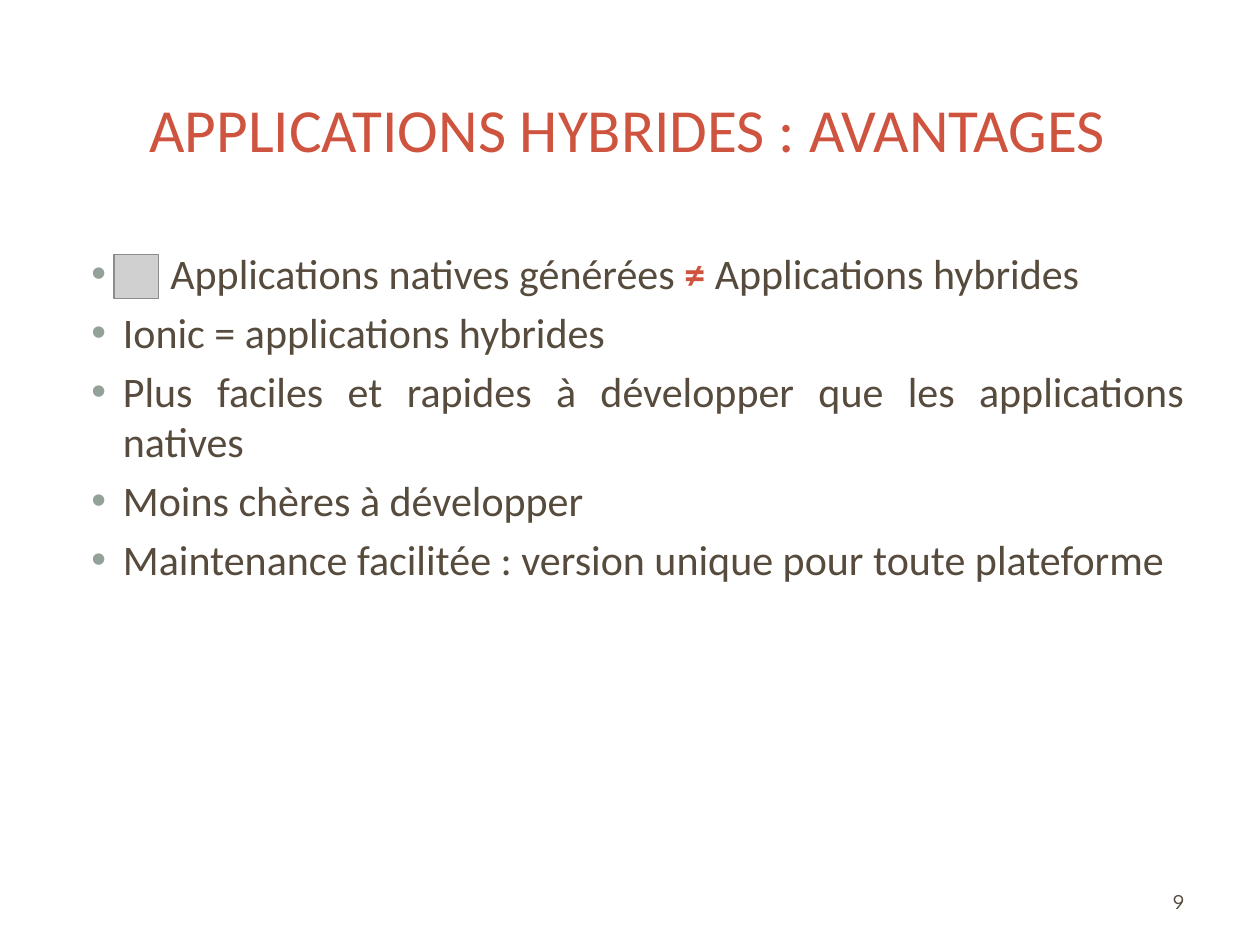
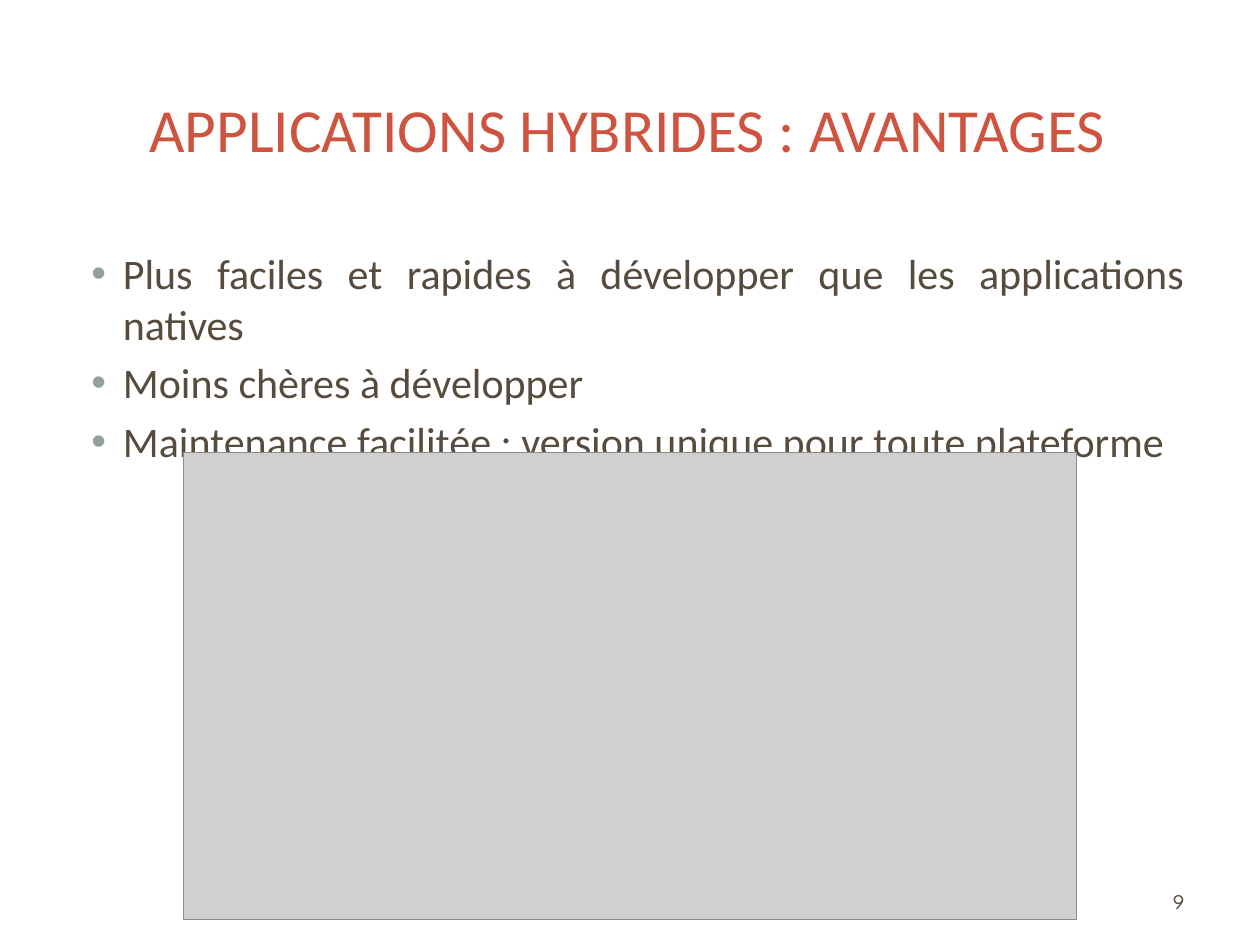
Before and after one commit to rikoste/ionicApp, a slide deck: slide 9 of presentation.pptx. Drawn at 1260x945 pixels with LibreOffice and Linux fonts; fonts in the diff are those of the drawing; grey boxes stand for pictures; background and template pictures are left out. Boxes give left, top, right and bottom in pixels: in the first picture for what was removed or moved away, otherwise in the second. Text is boxed around its words. In the diff, an @@ line names an element or a change of style, - is before the commit and + after.

```diff
--- a/presentation.pptx
+++ b/presentation.pptx
@@ picture removed at (115, 255, 159, 299) @@
@@ text at (123, 260, 1079, 355): paragraphs removed @@
-• Applications natives générées ≠ Applications hybrides
-• Ionic = applications hybrides
@@ picture added at (184, 452, 1077, 920) @@
```
Also in this commit, not shown: 4 other slides changed, 1 slide added.
